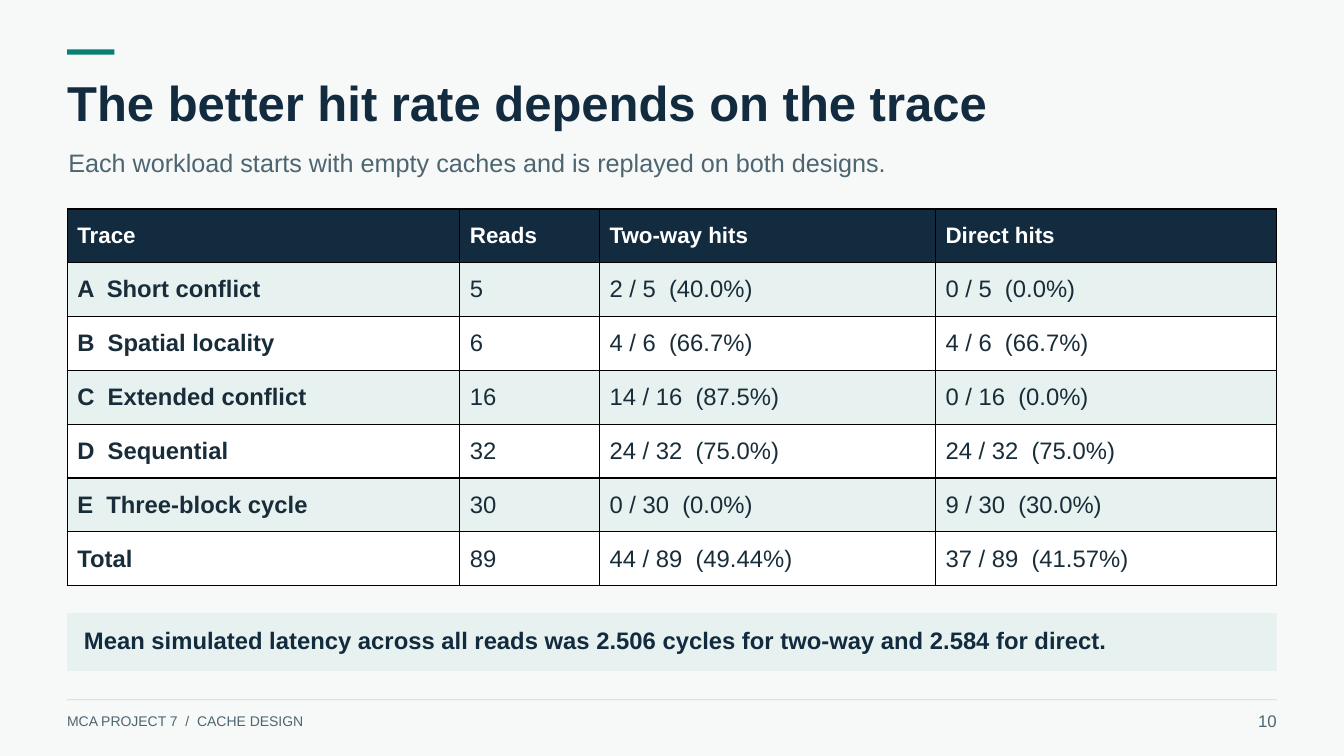
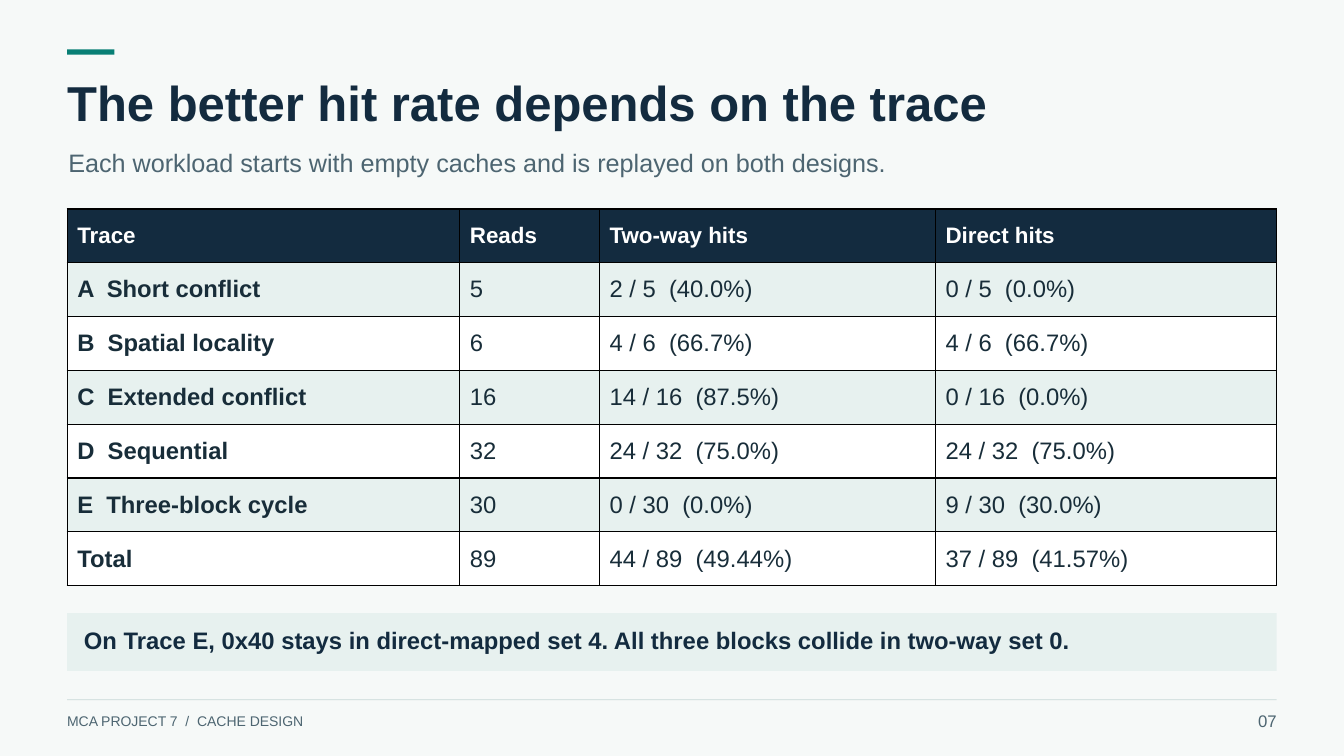
Before and after one commit to Kushal425/MCA-Project7-Team-5-1-MUX, a slide deck: slide 7 of phase2/presentation/MCA-Project7-Presentation.pptx (slide 10 before the commit). Drawn at 1344x756 pixels with LibreOffice and Linux fonts; fonts in the diff are those of the drawing. Boxes give left, top, right and bottom in pixels: in the first picture for what was removed or moved away, otherwise in the second. Text is boxed around its words. In the diff, an @@ line names an element or a change of style, - is before the commit and + after.

```diff
--- a/phase2/presentation/MCA-Project7-Presentation.pptx
+++ b/phase2/presentation/MCA-Project7-Presentation.pptx
@@ text at box(84, 631, 1069, 654): text changed @@
-Mean simulated latency across all reads was 2.506 cycles for two-way and 2.584 for direct.
+On Trace E, 0x40 stays in direct-mapped set 4. All three blocks collide in two-way set 0.
@@ text at box(1258, 715, 1277, 727): text changed @@
-10
+07
```
Also in this commit, not shown: 8 other slides changed, 5 slides removed.
